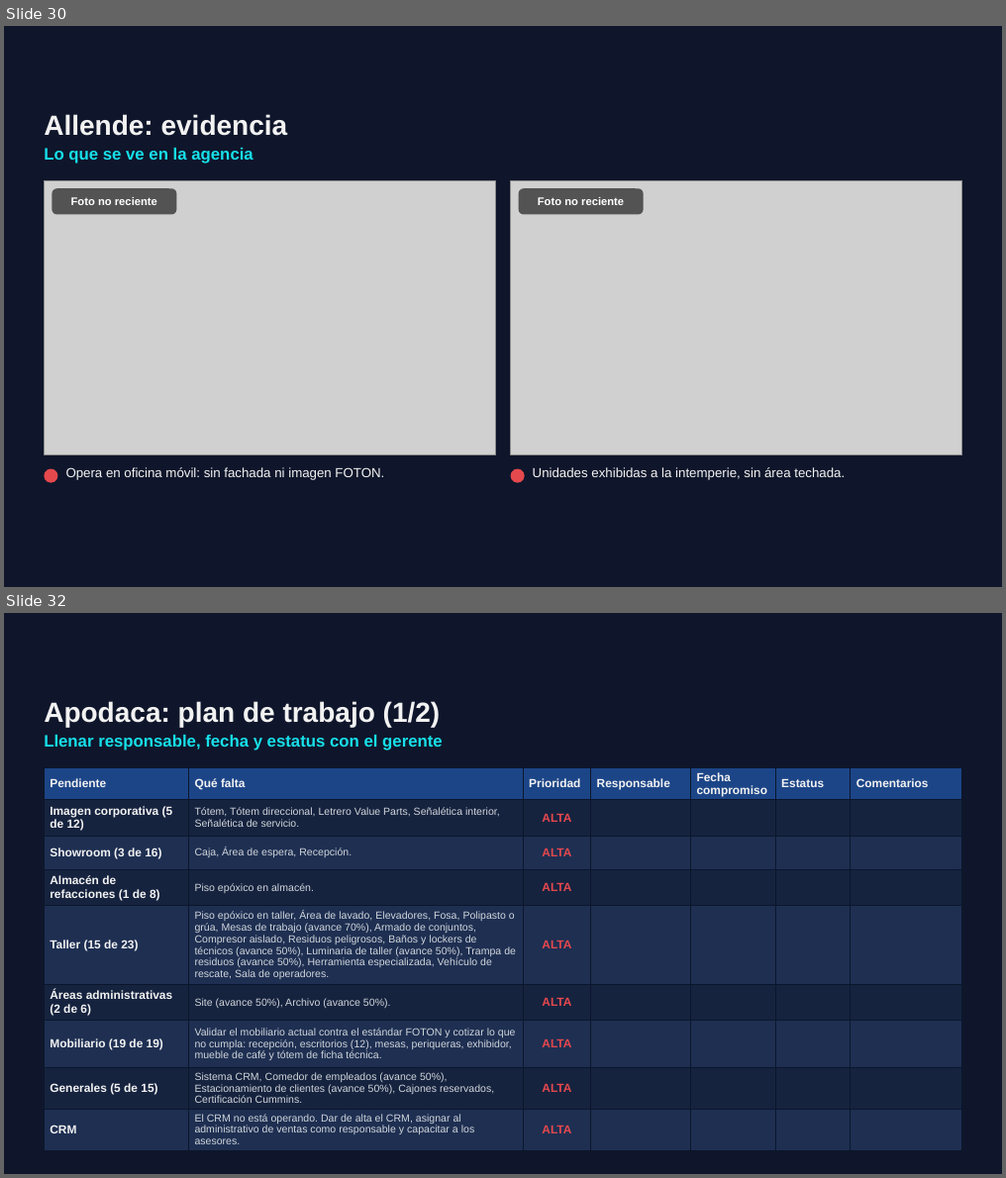
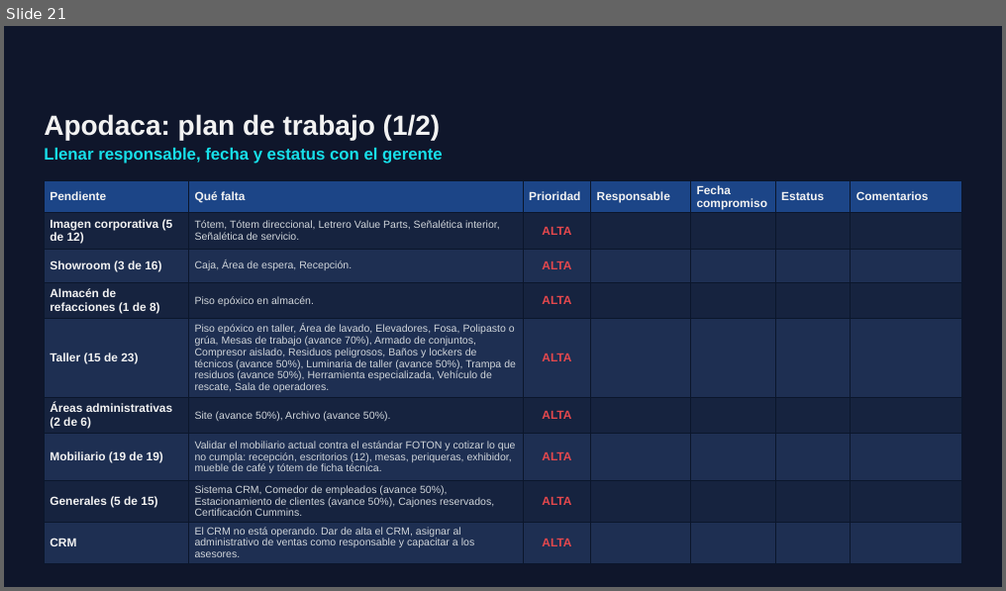
Before and after one commit to ReneDiz/Estatus-Distribuidores, a slide deck: presentacion/Grupo_Velcen_Estatus_nov2026.pptx. Shown one above the other, each under a label of ours: slides 30 and 32 before the commit, slide 21 after it; the slides between them are not shown. The pictures are 1006x1178 and 1006x591 pixels, drawn with LibreOffice and Linux fonts; fonts in the diff are those of the drawing; grey boxes stand for pictures; background and template pictures are left out. Boxes give left, top, right and bottom in pixels: in the first picture for what was removed or moved away, otherwise in the second. Text is boxed around its words. In the diff, an @@ line names an element or a change of style, - is before the commit and + after.

```diff
--- a/presentacion/Grupo_Velcen_Estatus_nov2026.pptx
+++ b/presentacion/Grupo_Velcen_Estatus_nov2026.pptx
@@ slide 30 removed at [4,26,1002,587], background picture (left out); not listed: 1 template element that a slide beside it also shows @@
@@ text removed at [44,114,288,136] @@
-Allende: evidencia
@@ text removed at [44,148,252,164] @@
-Lo que se ve en la agencia
@@ picture removed at [44,180,495,455] @@
@@ rounded rectangle removed at [52,188,176,215] @@
@@ text removed at [71,197,157,205] @@
-Foto no reciente
@@ picture removed at [511,180,962,455] @@
@@ rounded rectangle removed at [519,188,644,215] @@
@@ text removed at [538,197,624,205] @@
-Foto no reciente
@@ ellipse removed at [44,470,57,483] @@
@@ text removed at [66,468,384,480] @@
-Opera en oficina móvil: sin fachada ni imagen FOTON.
@@ ellipse removed at [511,470,525,483] @@
@@ text removed at [533,468,845,480] @@
-Unidades exhibidas a la intemperie, sin área techada.
@@ what was slide 32 is now slide 21 @@
```
Also in this commit, not shown: 4 slides changed, 10 other slides removed, 5 other files.
